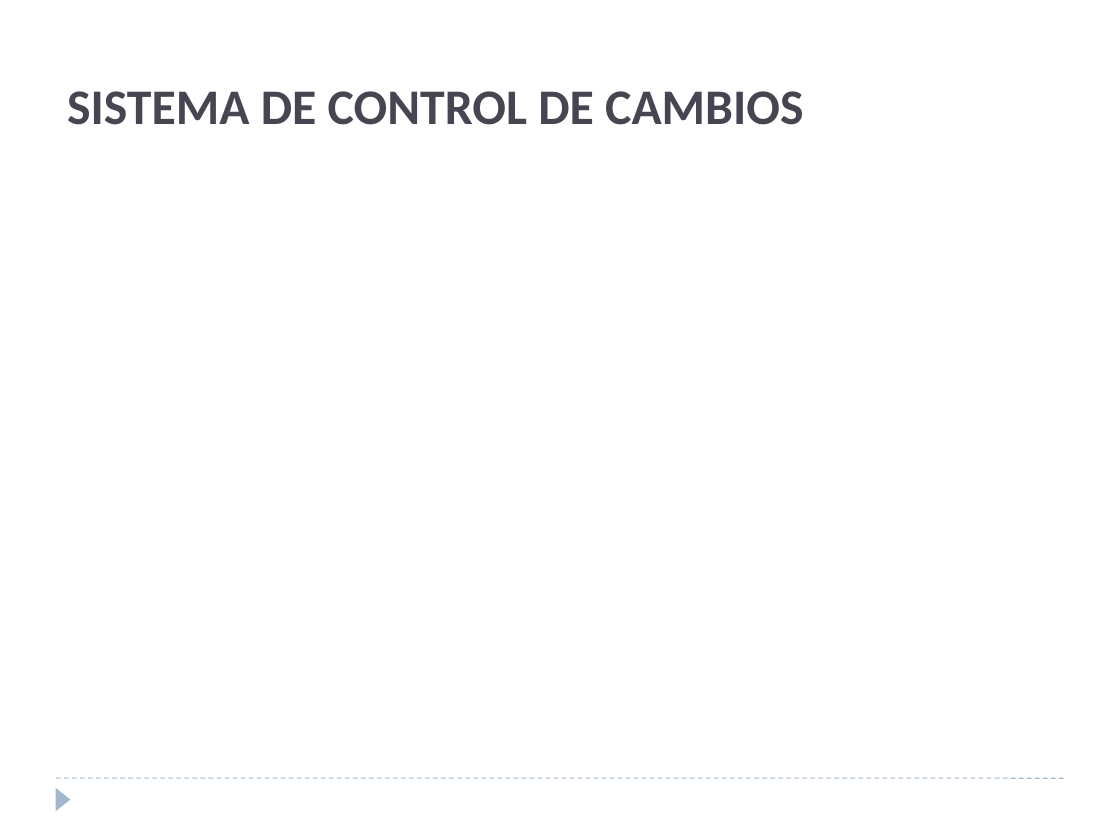
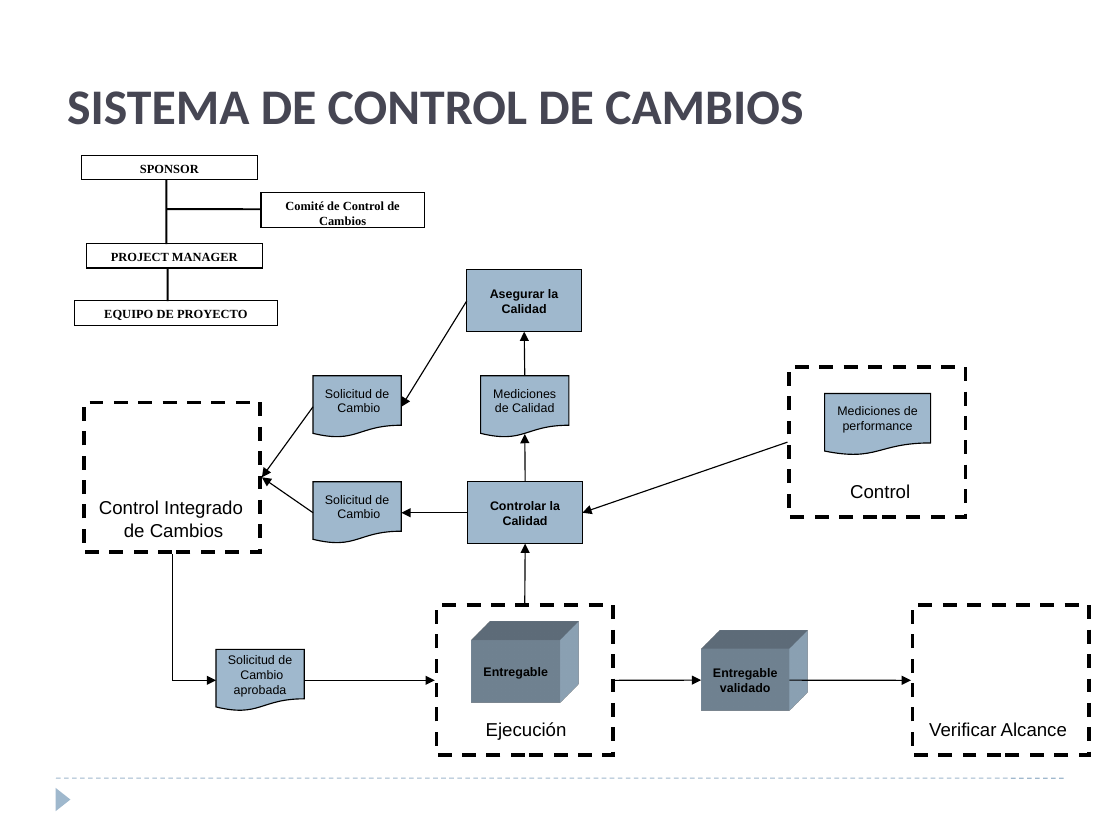
Before and after one commit to ebenites/gpy031, a slide deck: slide 22 of Sesion 10/presentacion.pptx. Drawn at 1120x840 pixels with LibreOffice and Linux fonts; fonts in the diff are those of the drawing. Boxes give left, top, right and bottom in pixels: in the first picture for what was removed or moved away, otherwise in the second. Text is boxed around its words. In the diff, an @@ line names an element or a change of style, - is before the commit and + after.

Commit message:
fin

```diff
--- a/Sesion 10/presentacion.pptx
+++ b/Sesion 10/presentacion.pptx
@@ group added at box(75, 156, 424, 326): 4 rectangles, 3 lines @@
+SPONSOR
+PROJECT MANAGER
+EQUIPO DE PROYECTO
+Comité de Control de Cambios
@@ rectangle added at box(467, 270, 581, 332), fill #9FB8CD, outline #000000 0.75 pt, 8 pt, text #000000, bold @@
+Asegurar la Calidad
@@ arrow added from (467, 301) to (401, 407), #000000 0.75 pt @@
@@ arrow added from (525, 376) to (524, 332), #000000 0.75 pt @@
@@ flow chart document added at box(314, 376, 402, 438), fill #9FB8CD, outline #000000 0.75 pt, 8 pt, text #000000 @@
+Solicitud de Cambio
@@ flow chart document added at box(480, 376, 569, 438), fill #9FB8CD, outline #000000 0.75 pt, 8 pt, text #000000 @@
+Mediciones
+de Calidad
@@ rectangle added at box(790, 367, 965, 517), outline #000000 2.25 pt dashed @@
@@ rectangle added at box(84, 402, 260, 552), outline #000000 2.25 pt dashed @@
@@ arrow added from (314, 407) to (262, 477), #000000 0.75 pt @@
@@ flow chart document added at box(824, 393, 931, 455), fill #9FB8CD, outline #000000 0.75 pt, 8 pt, text #000000 @@
+Mediciones de performance
@@ arrow added from (525, 482) to (525, 435), #000000 0.75 pt @@
@@ arrow added from (787, 442) to (582, 513), #000000 0.75 pt @@
@@ arrow added from (314, 513) to (262, 477), #000000 0.75 pt @@
@@ text added at box(99, 500, 243, 538), 12 pt, text #000000 @@
+Control Integrado
+de Cambios
@@ flow chart document added at box(314, 482, 402, 543), fill #9FB8CD, outline #000000 0.75 pt, 8 pt, text #000000 @@
+Solicitud de Cambio
@@ rectangle added at box(468, 482, 582, 543), fill #9FB8CD, outline #000000 0.75 pt, 8 pt, text #000000, bold @@
+Controlar la Calidad
@@ text added at box(850, 484, 910, 499), 12 pt, text #000000 @@
+Control
@@ arrow added from (468, 513) to (401, 513), #000000 0.75 pt @@
@@ elbow arrow added from (172, 554) to (216, 680), #000000 0.75 pt @@
@@ arrow added from (525, 604) to (525, 543), #000000 0.75 pt @@
@@ rectangle added at box(437, 605, 613, 755), outline #000000 2.25 pt dashed @@
@@ rectangle added at box(913, 605, 1089, 755), outline #000000 2.25 pt dashed @@
@@ flow chart document added at box(216, 650, 305, 711), fill #9FB8CD, outline #000000 0.75 pt, 8 pt, text #000000 @@
+Solicitud de Cambio
+aprobada
@@ rectangle added at box(472, 641, 560, 702), fill #9FB8CD, 8 pt, text #000000, bold @@
+Entregable
@@ rectangle added at box(701, 650, 790, 711), fill #9FB8CD, 8 pt, text #000000, bold @@
+Entregable validado
@@ arrow added from (305, 680) to (435, 680), #000000 0.75 pt @@
@@ arrow added from (615, 680) to (701, 680), #000000 0.75 pt @@
@@ arrow added from (790, 680) to (911, 680), #000000 0.75 pt @@
@@ text added at box(486, 722, 567, 740), 12 pt, text #000000 @@
+Ejecución
@@ text added at box(929, 722, 1067, 737), 12 pt, text #000000 @@
+Verificar Alcance
```
Also in this commit, not shown: 1 other slide changed.
